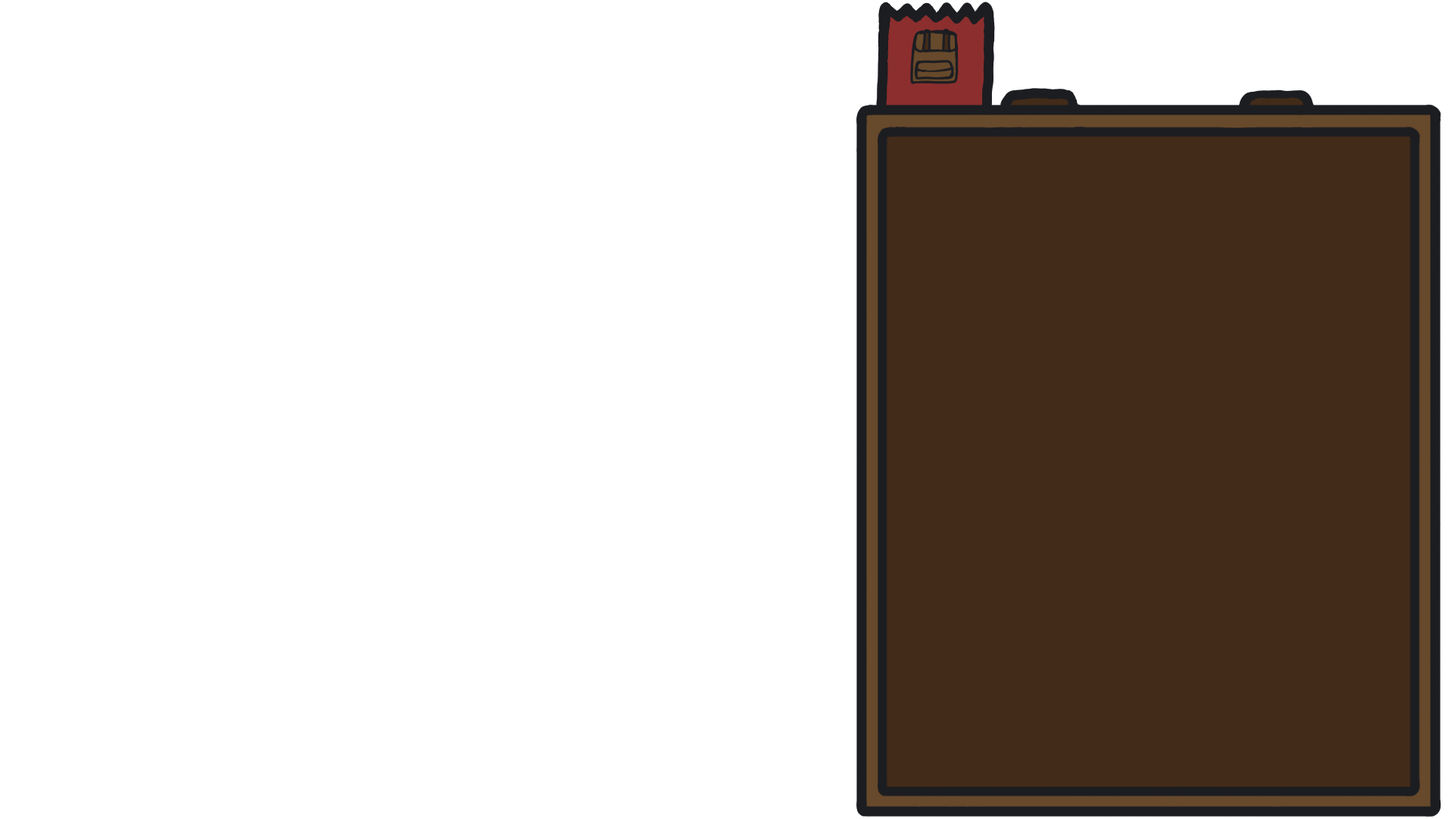
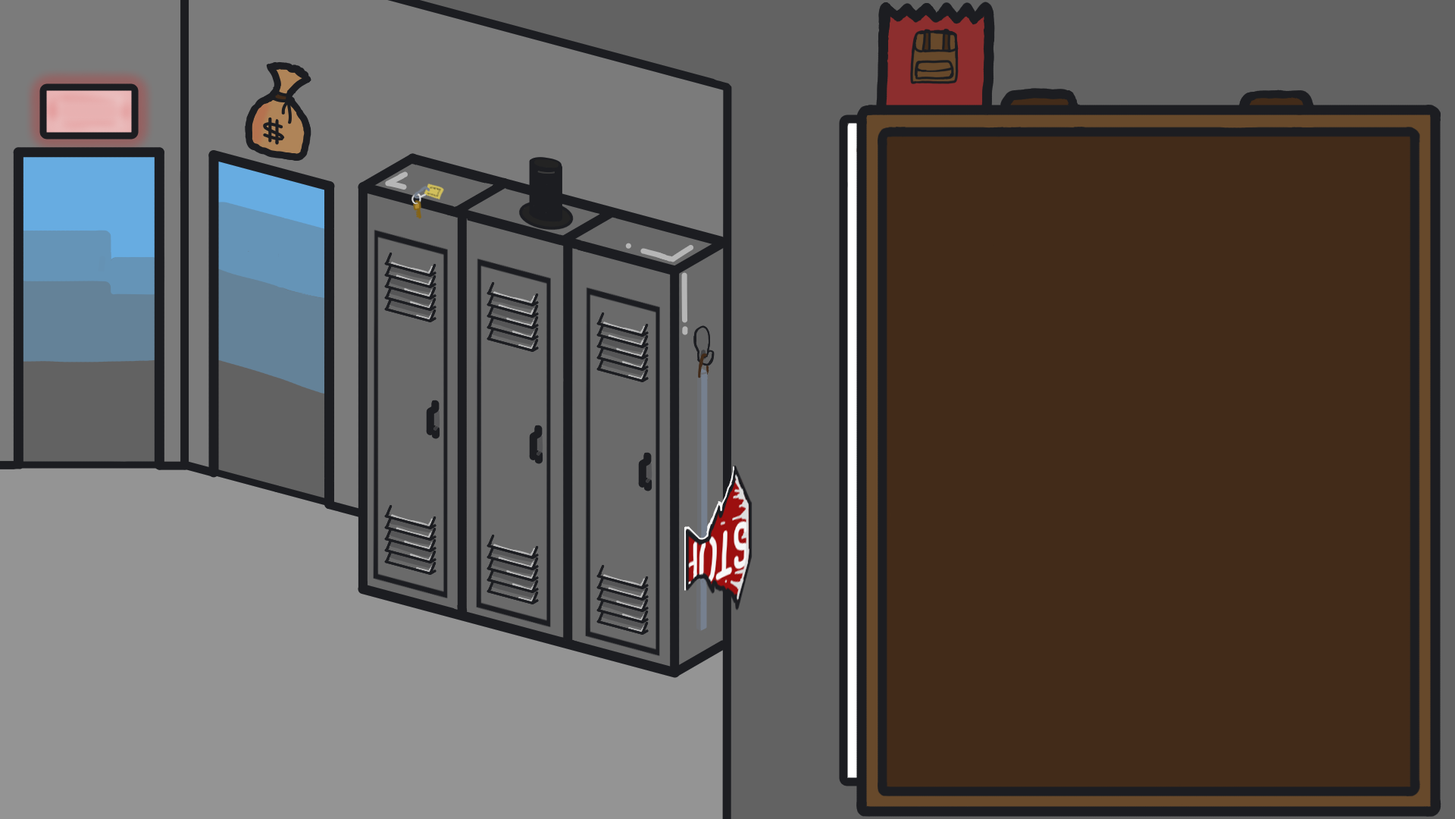
The second 1455x819 image is a revision of the first. Changes to its layers:
painted on "BackpackLines" (2nd of 3, in "BackpackGroup") over (x1=0, y1=0, x2=1455, y2=819)
painted on "BackpackLines" (3rd of 3, in "BackpackGroup") over (x1=0, y1=0, x2=1455, y2=819)
painted on "Paint Layer 5" over (x1=824, y1=97, x2=1455, y2=819)
painted on "BackpackBackground" over (x1=679, y1=0, x2=1455, y2=819)
